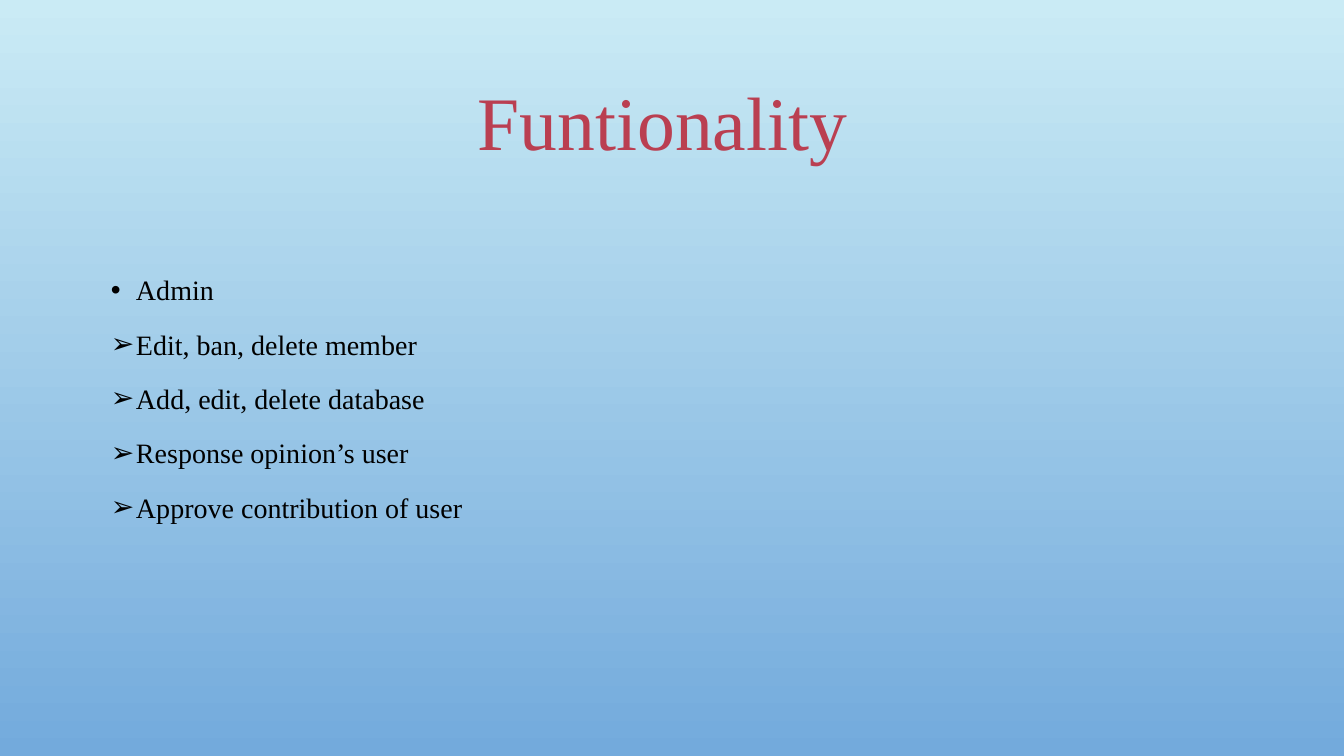
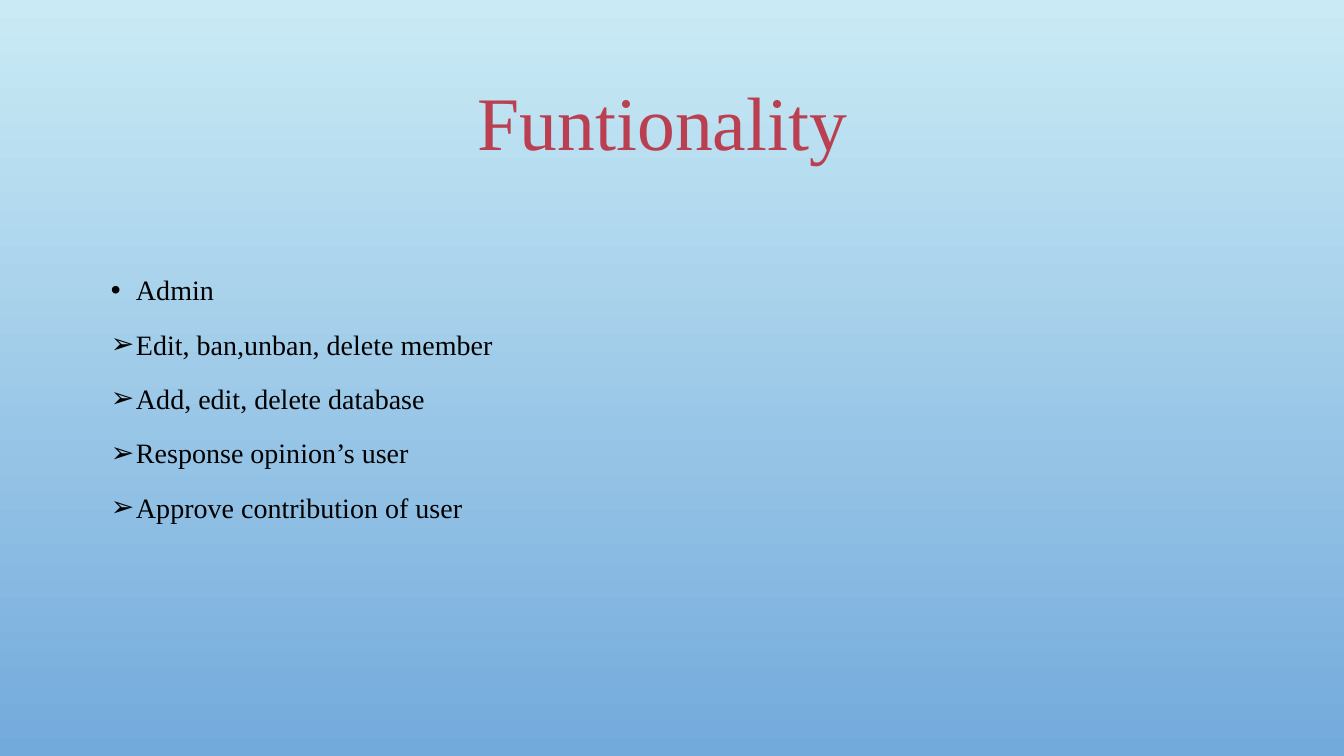
Before and after one commit to sangnvus/japanesedictionary, a slide deck: slide 18 of WIP/Documents/Report 1/UJD_VN_Exammination/UJD_VN_ProjectOverview_v1.0.pptx (slide 19 before the commit). Drawn at 1344x756 pixels with LibreOffice and Linux fonts; fonts in the diff are those of the drawing; background and template pictures are left out. Boxes give left, top, right and bottom in pixels: in the first picture for what was removed or moved away, otherwise in the second. Text is boxed around its words. In the diff, an @@ line names an element or a change of style, - is before the commit and + after.

```diff
--- a/WIP/Documents/Report 1/UJD_VN_Exammination/UJD_VN_ProjectOverview_v1.0.pptx
+++ b/WIP/Documents/Report 1/UJD_VN_Exammination/UJD_VN_ProjectOverview_v1.0.pptx
@@ text at [136, 335, 493, 359]: text changed @@
-➢ Edit, ban, delete member
+➢ Edit, ban,unban, delete member
```
Also in this commit, not shown: 4 other slides changed, 1 slide removed.
